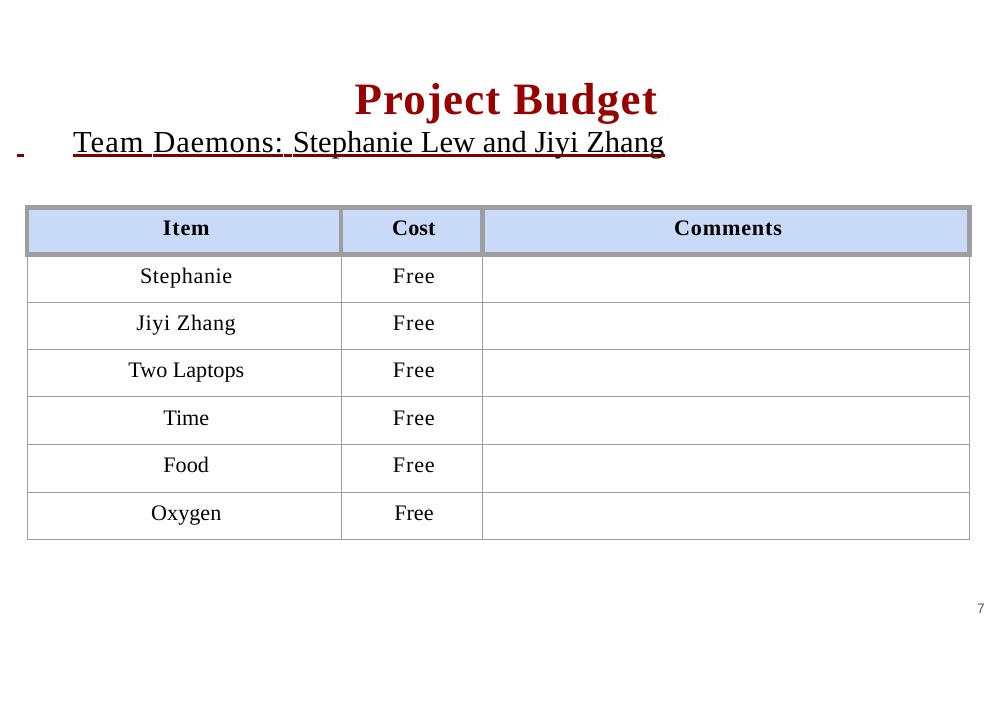
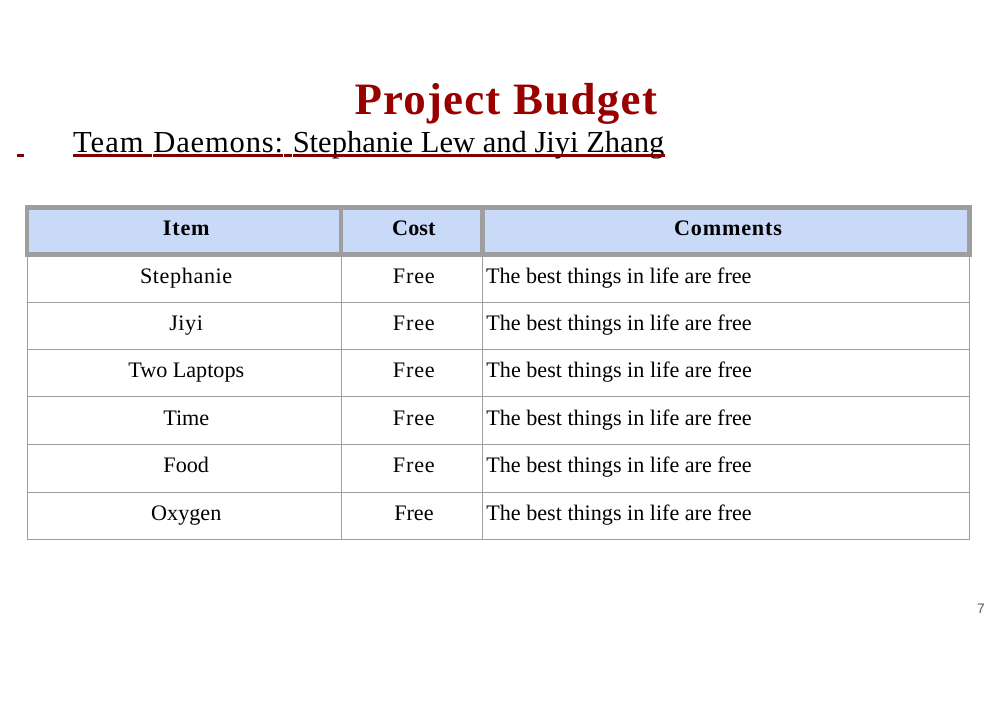
Before and after one commit to slewyh/iot-sec, a slide deck: slide 7 of docs/sow_slides.pptx. Drawn at 1008x712 pixels with LibreOffice and Linux fonts; fonts in the diff are those of the drawing. Boxes give left, top, right and bottom in pixels: in the first picture for what was removed or moved away, otherwise in the second. Text is boxed around its words. In the diff, an @@ line names an element or a change of style, - is before the commit and + after.

```diff
--- a/docs/sow_slides.pptx
+++ b/docs/sow_slides.pptx
@@ table at box(27, 208, 969, 541) @@
-row 2, column 3: 
+row 2, column 3: The best things in life are free
-row 3, column 1: Jiyi Zhang
+row 3, column 1: Jiyi
-row 3, column 3: 
+row 3, column 3: The best things in life are free
-row 4, column 3: 
+row 4, column 3: The best things in life are free
-row 5, column 3: 
+row 5, column 3: The best things in life are free
-row 6, column 3: 
+row 6, column 3: The best things in life are free
-row 7, column 3: 
+row 7, column 3: The best things in life are free
```
Also in this commit, not shown: 2 other slides changed, 4 slides added, 4 slides removed.
